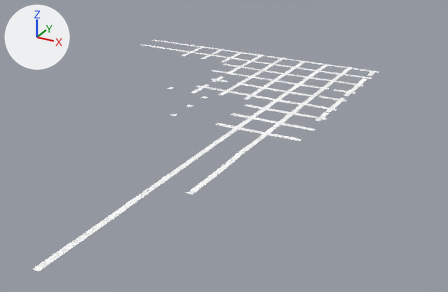
Two versions of the FBX model assets/maps/RiyadhNights/SM_RiyadhNights_Far_Streets_4.001.fbx, one commit apart.
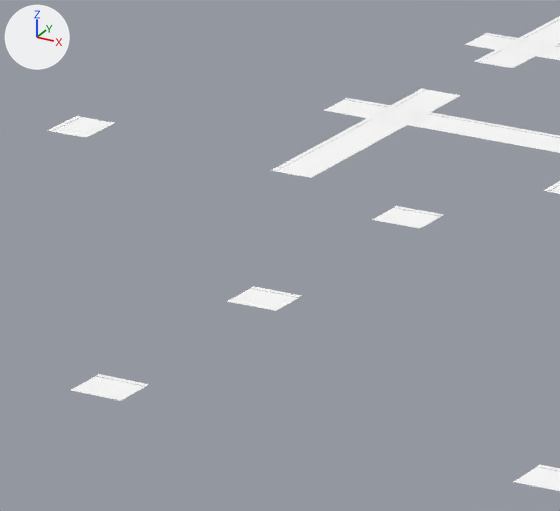
Old and new are each drawn whole from a 50 mm lens placed at (1724.0, -1861.0, 917.0), pointed at (644.0, 102.0, -64.0) and again close up on the part from 36% to 49% of the width and 26% to 44% of the height. Lighting does not change. The marker at upper left points along +X, +Y and +Z. The last two pictures show the newer version.

The first close-up shows 'SM_RiyadhNights_Far_Streets_4.001'.
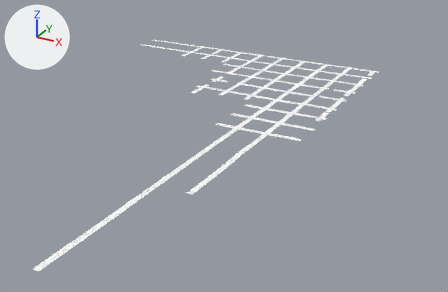
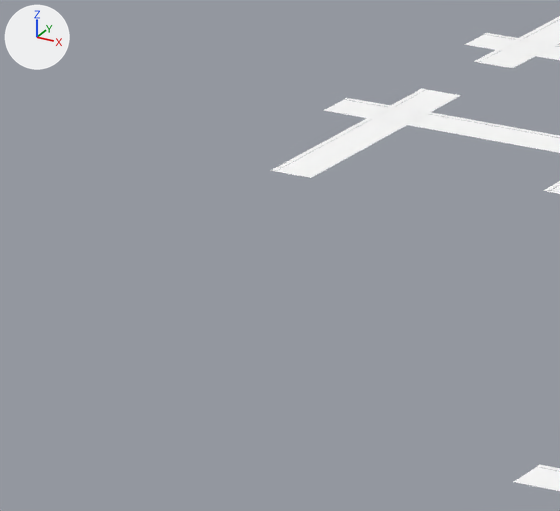
Where the change shows, as pixel boxes (x1, y1, x2, y2) in the close-ups (560 x 511 px):
'SM_RiyadhNights_Far_Streets_4.001', reshaped: before (48, 16, 560, 491); after (271, 16, 560, 491)
part 1 of me_sm_riyadhnights_far_streets_4_001, deleted: before (48, 116, 444, 401)

What the commit changed:
me_sm_riyadhnights_far_streets_4_001 is used by ob_sm_riyadhnights_far_streets_4_001; location (0.0, 0.0, 0.0).
me_sm_riyadhnights_far_streets_4_001 had 13302 vertices, 6558 faces and spanned x -298.0..998.0, y -996.0..996.0, z 54.0..59.0.
me_sm_riyadhnights_far_streets_4_001 now has 13152 vertices, 6498 faces and spans x -298.0..998.0, y -996.0..996.0, z 54.0..59.0.
me_sm_riyadhnights_far_streets_4_001 part 1: 15 loose pieces with 150 vertices, spanning x 256.0..984.0, y 24.0..870.0, z 54.0..58.0, are deleted.
